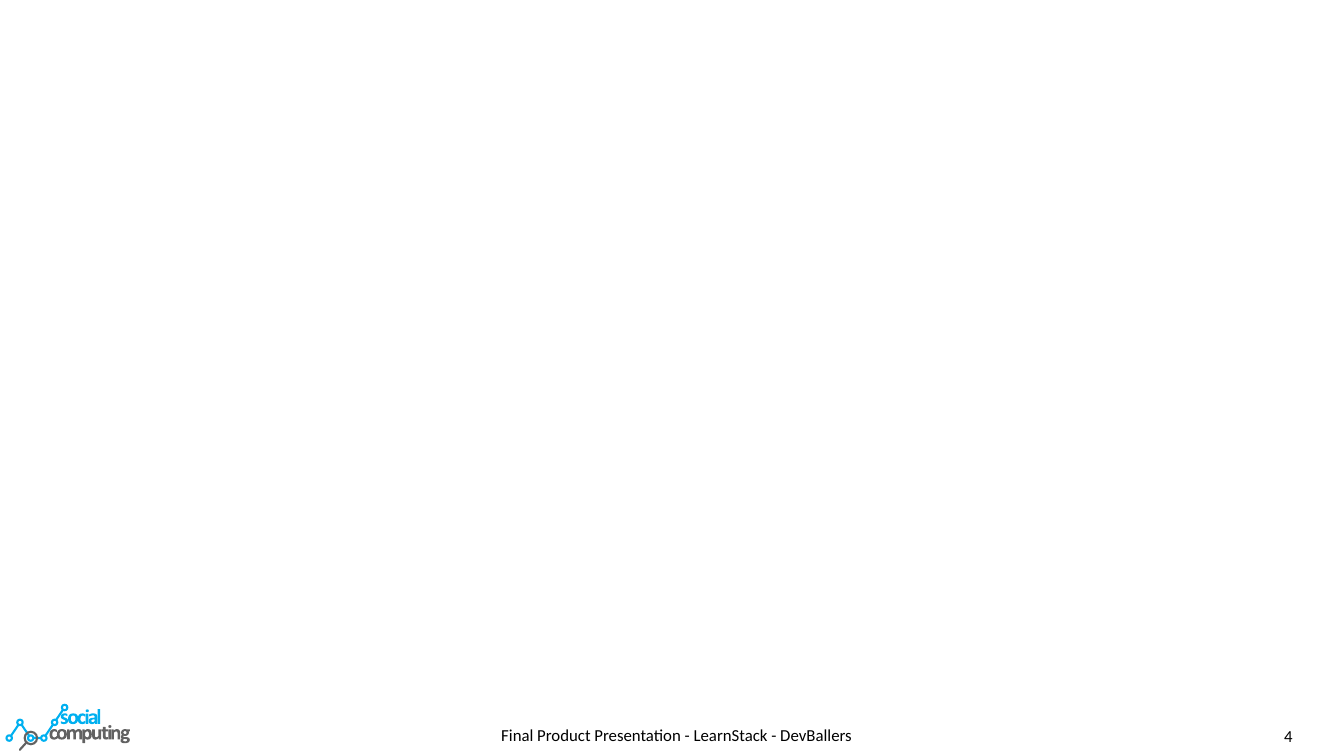
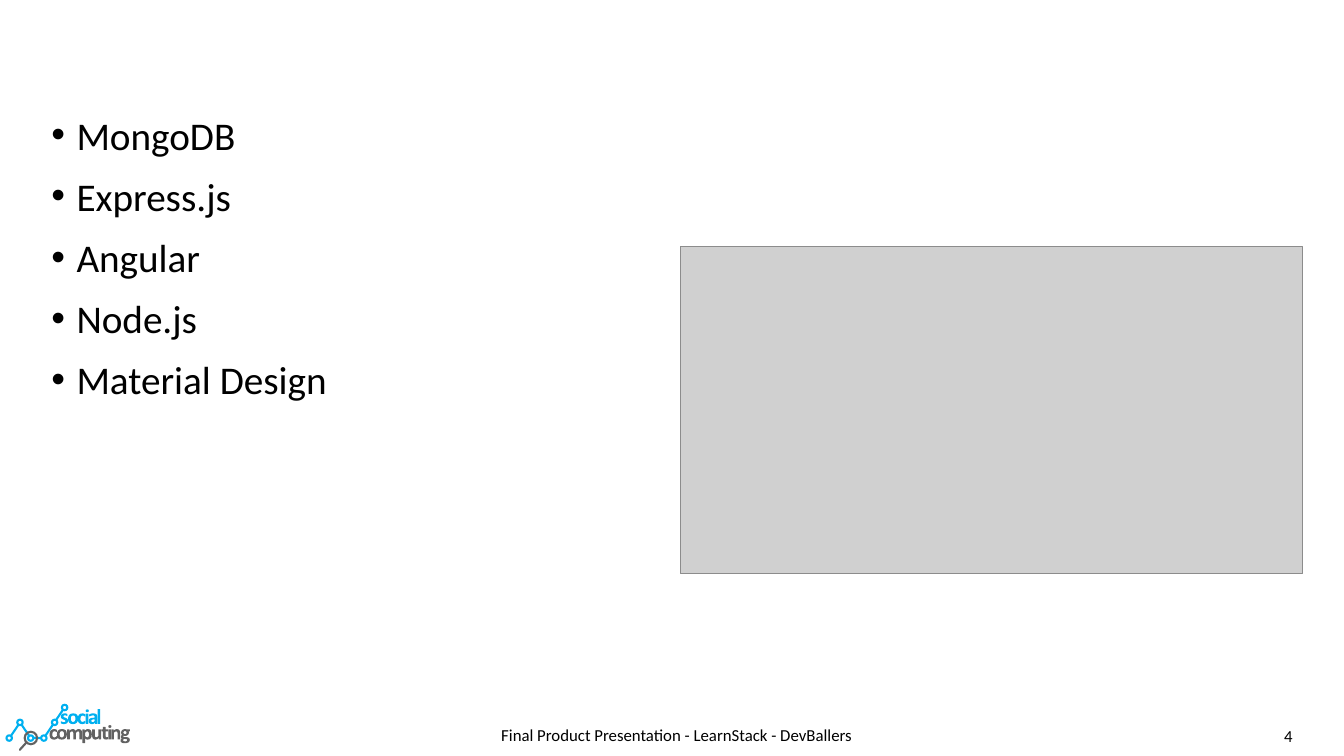
Before and after one commit to maj1n167/ude-wt-project, a slide deck: slide 4 of artifacts/devballers_final.pptx. Drawn at 1344x756 pixels with LibreOffice and Linux fonts; fonts in the diff are those of the drawing; grey boxes stand for pictures; background and template pictures are left out. Boxes give left, top, right and bottom in pixels: in the first picture for what was removed or moved away, otherwise in the second. Text is boxed around its words. In the diff, an @@ line names an element or a change of style, - is before the commit and + after.

```diff
--- a/artifacts/devballers_final.pptx
+++ b/artifacts/devballers_final.pptx
@@ text added at [77,125,327,401], 28 pt, text #000000 @@
+• MongoDB
+• Express.js
+• Angular
+• Node.js
+• Material Design
@@ picture added at [681,247,1303,575] @@
```
Also in this commit, not shown: 2 slides added.
